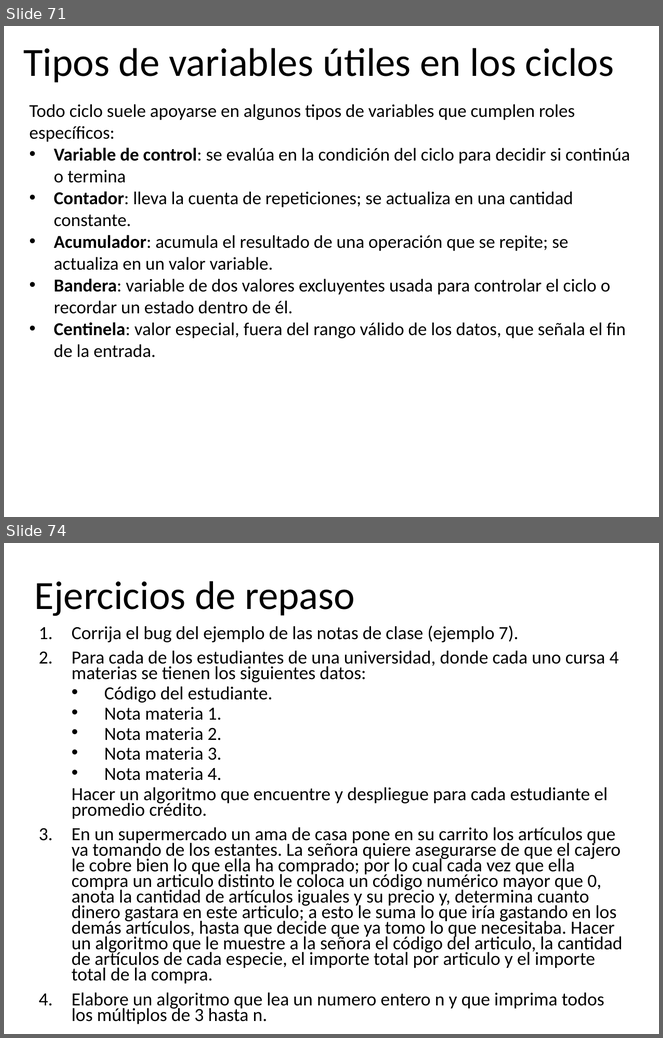
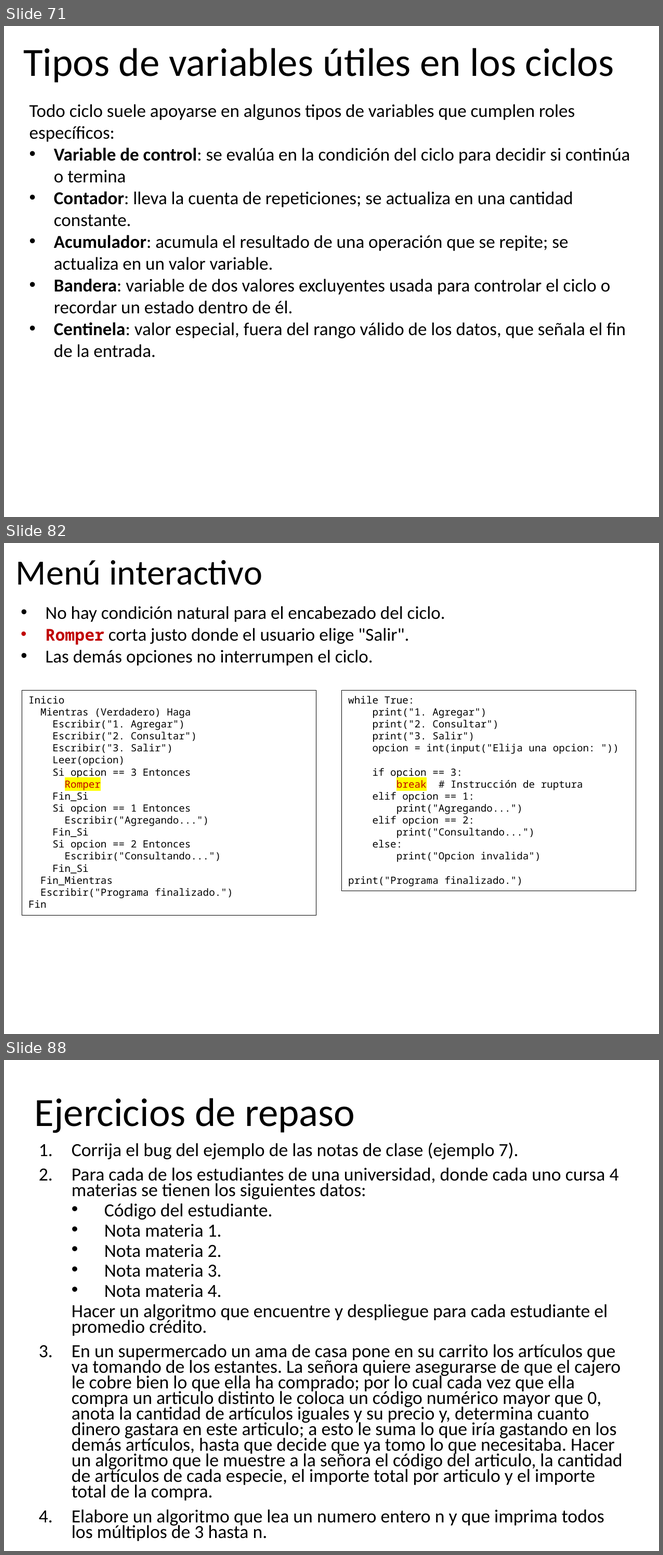
Before and after one commit to algoritmos-UdeA/logica1-20262, a slide deck: clases/7/teoria/clase-07.pptx. Shown one above the other, each under a label of ours: slides 71 and 74 before the commit, slides 71, 82 and 88 after it; the slides between them are not shown. The pictures are 663x1038 and 663x1555 pixels, drawn with LibreOffice and Linux fonts; fonts in the diff are those of the drawing. Boxes give left, top, right and bottom in pixels: in the first picture for what was removed or moved away, otherwise in the second. Text is boxed around its words. In the diff, an @@ line names an element or a change of style, - is before the commit and + after.

```diff
--- a/clases/7/teoria/clase-07.pptx
+++ b/clases/7/teoria/clase-07.pptx
@@ slide 82 added at (x1=4, y1=543, x2=659, y2=1034), background #FFFFFF @@
@@ text added at (x1=16, y1=560, x2=262, y2=585), 39 pt, text #000000 @@
+Menú interactivo
@@ text added at (x1=46, y1=606, x2=445, y2=666), 20 pt, text #000000 @@
+• No hay condición natural para el encabezado del ciclo.
+• Romper corta justo donde el usuario elige "Salir".
+• Las demás opciones no interrumpen el ciclo.
@@ rectangle added at (x1=22, y1=691, x2=317, y2=915), outline #000000 0.75 pt, 11 pt, text #000000 @@
+Inicio
+Mientras (Verdadero) Haga
+Escribir("1. Agregar")
+Escribir("2. Consultar")
+Escribir("3. Salir")
+Leer(opcion)
+Si opcion == 3 Entonces
+Romper
+Fin_Si
+Si opcion == 1 Entonces
+Escribir("Agregando...")
+Fin_Si
+Si opcion == 2 Entonces
+Escribir("Consultando...")
+Fin_Si
+Fin_Mientras
+Escribir("Programa finalizado.")
+Fin
@@ rectangle added at (x1=342, y1=691, x2=636, y2=891), outline #000000 0.75 pt, 11 pt, text #000000 @@
+while True:
+print("1. Agregar")
+print("2. Consultar")
+print("3. Salir")
+opcion = int(input("Elija una opcion: "))
+if opcion == 3:
+break # Instrucción de ruptura
+elif opcion == 1:
+print("Agregando...")
+elif opcion == 2:
+print("Consultando...")
+else:
+print("Opcion invalida")
+print("Programa finalizado.")
@@ what was slide 74 is now slide 88 @@
```
Also in this commit, not shown: 21 slides changed, 13 other slides added, 13 other files.
